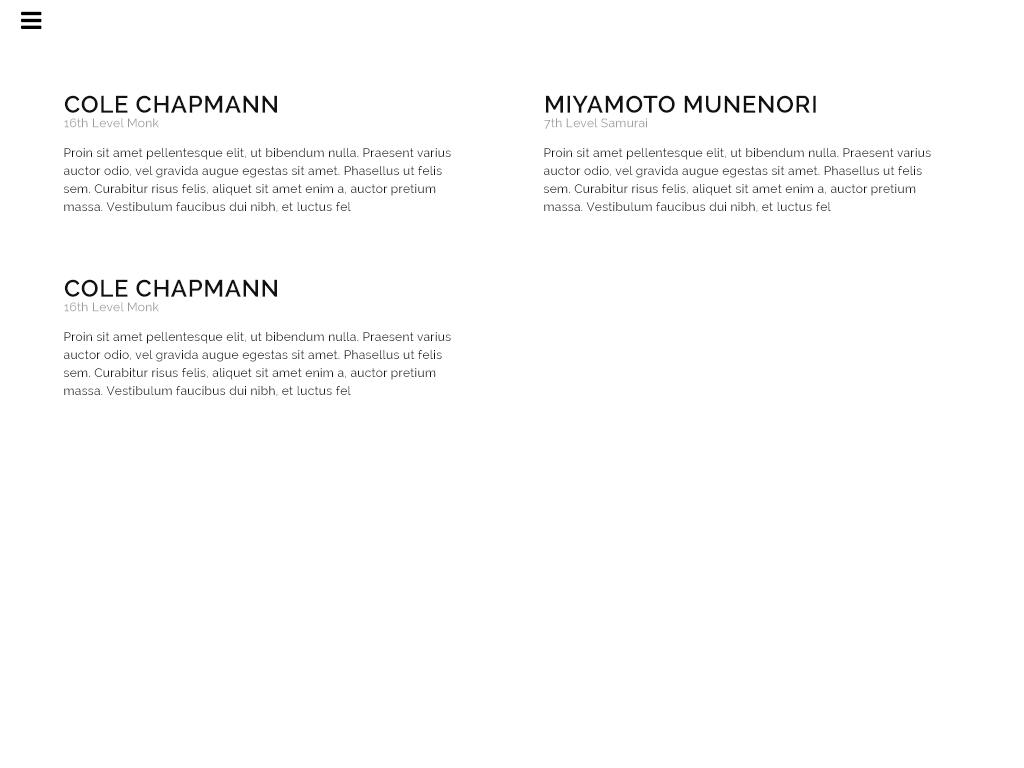
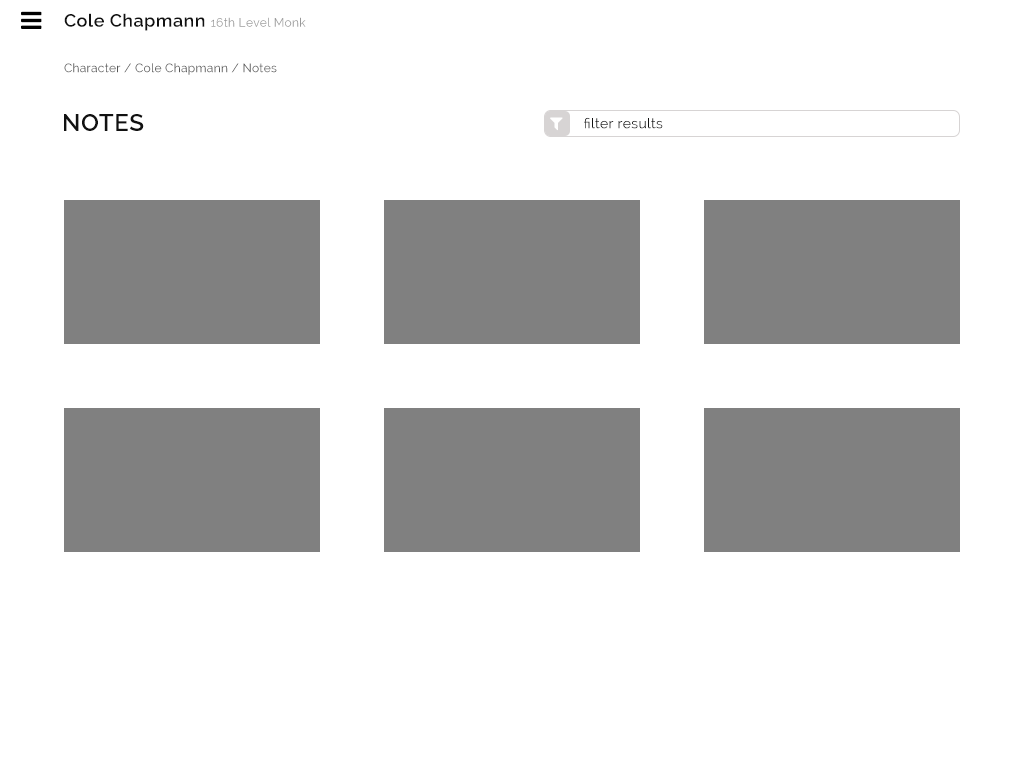
The second w=1024, h=768 image is a revision of the first. Changes to its layers:
hid "Proin sit amet pellentesque elit, ut bibendum nulla. Praesent v" (1st of 3, in "home" › "CharPod copy") over (543, 148, 931, 212)
hid "Miyamoto munenori 7th Level Samurai" over (544, 95, 816, 129)
hid "Proin sit amet pellentesque elit, ut bibendum nulla. Praesent v" (2nd of 3, in "home" › "CharPod copy 2") over (63, 332, 451, 396)
hid "Cole Chapmann 16th Level Monk" (1st of 3, in "home" › "CharPod copy 2") over (64, 279, 277, 312)
hid "Proin sit amet pellentesque elit, ut bibendum nulla. Praesent v" (3rd of 3, in "home" › "CharPod") over (63, 148, 451, 212)
hid "Cole Chapmann 16th Level Monk" (2nd of 3, in "home" › "CharPod") over (64, 95, 277, 128)
showed "Cole Chapmann 16th Level Monk" (3rd of 3, in "header") over (64, 13, 306, 31)
showed group "Breadcrumbs" (2 layers) over (64, 63, 277, 75)
showed group "body" (13 layers) over (63, 110, 960, 552)
added layer "filter results" in group "filter" over (584, 117, 663, 129)
painted on "Rounded Rectangle 2" over (545, 111, 570, 136)
painted on "Rounded Rectangle 1" over (544, 111, 960, 137)
showed "Notepod" over (64, 200, 960, 552)
